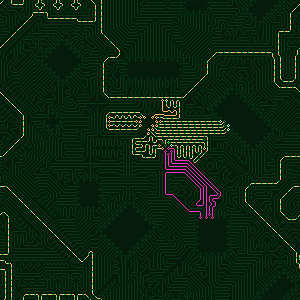
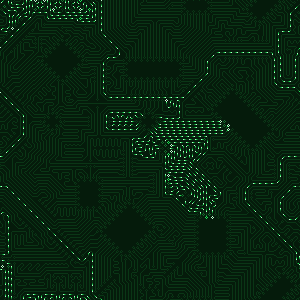
Revision of a layered (300, 300) image; what changed, layer by layer:
painted on "frame 1" over 1, 0, 221, 300
hid "animated paths", painted on it over 0, 0, 300, 300
painted on "circuit" over 35, 7, 81, 279
